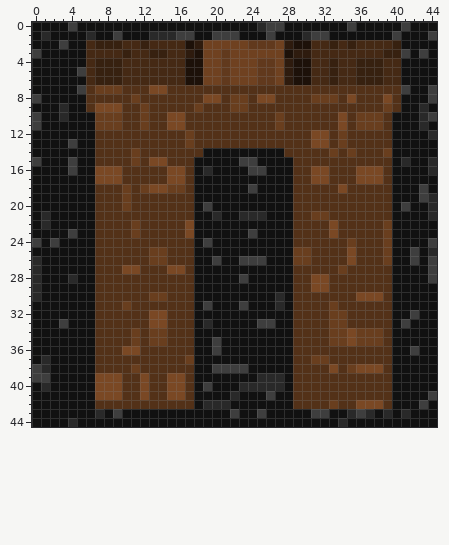
One commit to this pixel-art sprite: panel/imgs/woodenLegs.png. Above, as it was before the edit.
The file is 45x45 pixels. Colours within 5 levels of each other are drawn and written as one.
Now the later version:
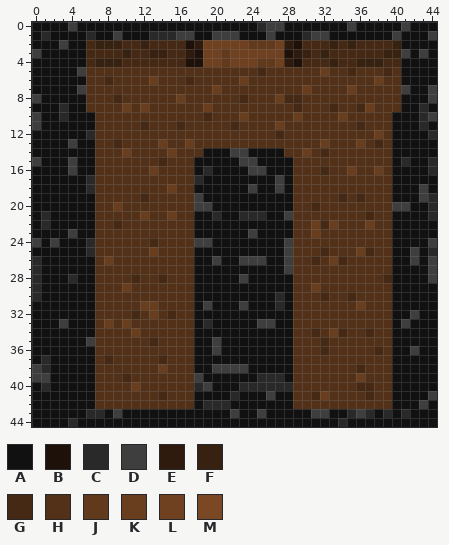
Palette (. is transparent): A #111111  B #1d1109  C #292929  D #3e3e3e  E #2e1b0e  F #372110  G #452914  H #533118  J #61391d  K #693e1e  L #6f4120  M #7a4824
From old to new:
y 2: x 30 B -> G
y 3: x 30 E -> F; x 32 G -> F
y 4: x 30 B -> G
y 5: x 6..34 GFFFGGGGGGGBBLLJLLLJJLEBBGGFG -> HHHHHHHHHHHHHHHHHHHGHHHHHHKHH; x 36..38 FFF -> HHH; x 40 G -> H
y 6: x 6..40 GFFFGGGGGGGBBLLJLLLJJLEBBGGFGGFFFGG -> HHGHHHHKHHHGHHHHHKHHHHHHHHHHHHHHKHH
y 7: x 7..9 KKK -> HHH; x 13..14 MM -> HH; x 20 H -> K; x 30 H -> K; x 35 H -> K
y 8: x 9 H -> G; x 11 K -> H; x 16 H -> K; x 19..20 MM -> HH; x 22..23 KK -> HG; x 25..29 MMHHH -> HHKGG; x 31..33 KKK -> HHH; x 35 M -> H; x 39 M -> H
y 9: x 7..10 MMMH -> HHHK; x 18..19 KH -> HK; x 22..23 KK -> HH; x 29 H -> G; x 33 H -> G; x 36..37 HH -> GK; x 39 K -> H
y 10: x 7..9 KKK -> HHH; x 12 K -> H; x 15..16 MM -> HH; x 19 H -> G; x 23 H -> K; x 27 K -> H; x 29 H -> K; x 34 M -> K; x 36..38 KKK -> HHH
y 11: x 7..9 KKK -> HHH; x 12 K -> G; x 15..16 MM -> HG; x 22 H -> G; x 34 M -> H; x 36..38 KKK -> GHH
y 12: x 6 A -> C; x 17 K -> H; x 27 H -> G; x 31..32 MM -> HH; x 34 K -> H; x 38 H -> K
y 13: x 9 H -> G; x 14 H -> K; x 31..32 MM -> HK; x 34 K -> H; x 36 H -> K; x 38 H -> G
y 14: x 10..11 HK -> KH; x 15 H -> K; x 22..23 AA -> DD; x 30 H -> K; x 32..33 HK -> GH; x 35 K -> H; x 39 K -> H
y 15: x 11 K -> H; x 13..14 MM -> HG
y 16: x 7..9 MMM -> HHH; x 13 H -> K; x 15..16 MM -> HH; x 31..32 MM -> HG; x 35..38 HMMM -> KHHK
y 17: x 6..9 AMMM -> CHHH; x 15..16 MM -> HH; x 18 A -> C; x 27 A -> D; x 31..32 MM -> HH; x 36..38 MMM -> HHH
y 18: x 6 A -> C; x 10 K -> H; x 12..14 KMM -> HHH; x 16 K -> H; x 27 A -> D; x 34 M -> H
y 19: x 10 K -> H; x 12 H -> G; x 18 A -> D; x 34 H -> G; x 36 H -> G
y 20: x 9..10 HK -> KH; x 18 A -> D; x 31 H -> G; x 40 A -> D
y 21: x 12 H -> K; x 15 H -> K; x 28 A -> D; x 31..32 KK -> HH; x 37 H -> G
y 22: x 9 H -> G; x 11 K -> H; x 17 M -> H; x 31..33 HHM -> KGK; x 37 H -> K; x 39 K -> H
y 23: x 11 K -> H; x 17 M -> H; x 31 H -> K; x 33 M -> H; x 39 K -> H
y 24: x 6 A -> C; x 13 H -> G; x 18 A -> D; x 28 A -> D; x 35 K -> H; x 39 K -> H
y 25: x 6 A -> C; x 14 K -> H; x 28..30 AKK -> DHH; x 32 H -> G; x 35..37 MHH -> HKG; x 39 K -> H
y 26: x 8 H -> K; x 13..14 KK -> HH; x 28..31 AKKH -> DHHG; x 33..35 HHM -> KGH; x 39 K -> H
y 27: x 10..11 MM -> HH; x 15..16 MM -> HH; x 28 A -> D; x 34 K -> H
y 28: x 11 H -> G; x 14 H -> G; x 31..32 MM -> HH; x 39 H -> G
y 29: x 10 H -> K; x 31..32 MM -> KH
y 30: x 13..14 KK -> HH; x 32 H -> G; x 35..38 HMMM -> GHHH
y 31: x 10 K -> H; x 12..13 HH -> KK; x 33 K -> H; x 36 H -> K
y 32: x 11 H -> G; x 13..15 MMH -> KHG; x 33..34 KK -> HH
y 33: x 8 H -> K; x 10 H -> K; x 13..14 MM -> HH; x 33..34 KK -> HH
y 34: x 13..14 KK -> HH; x 31 H -> G; x 34..38 KMKKK -> GHHGH
y 35: x 6 A -> D; x 11 K -> H; x 13..14 KK -> GH; x 32..38 HKKMKKK -> GHHHHHH
y 36: x 10..11 MM -> HH; x 32 H -> G; x 38 H -> G
y 37: x 8 H -> G; x 14 H -> G; x 17 K -> H; x 31..32 KK -> HH
y 38: x 11 K -> H; x 14 H -> K; x 33 M -> H; x 35..38 KMMM -> HGHH
y 39: x 7..10 MMMH -> HHHG; x 12 M -> H; x 15..16 MM -> HH; x 18 A -> D; x 36 H -> K
y 40: x 7..9 MMM -> HHH; x 11..12 HM -> KH; x 15..16 MM -> HH; x 18 A -> C; x 28 A -> C; x 36..37 HH -> GG
y 41: x 7..9 MMM -> HHH; x 12 M -> H; x 14..16 HMM -> GHH; x 31..32 HH -> GK; x 37 H -> G
y 42: x 33 K -> H; x 36..38 MMM -> HHH
y 43: x 6 A -> C
Pixel boxes of the changes (left, top, right, bottom) in both pictures:
changed: (86, 40, 401, 418)
